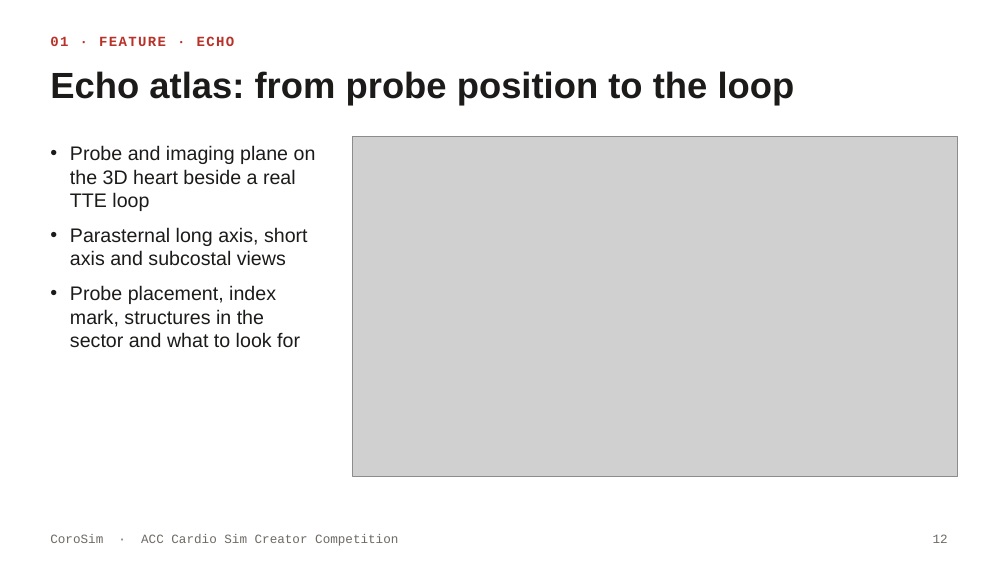
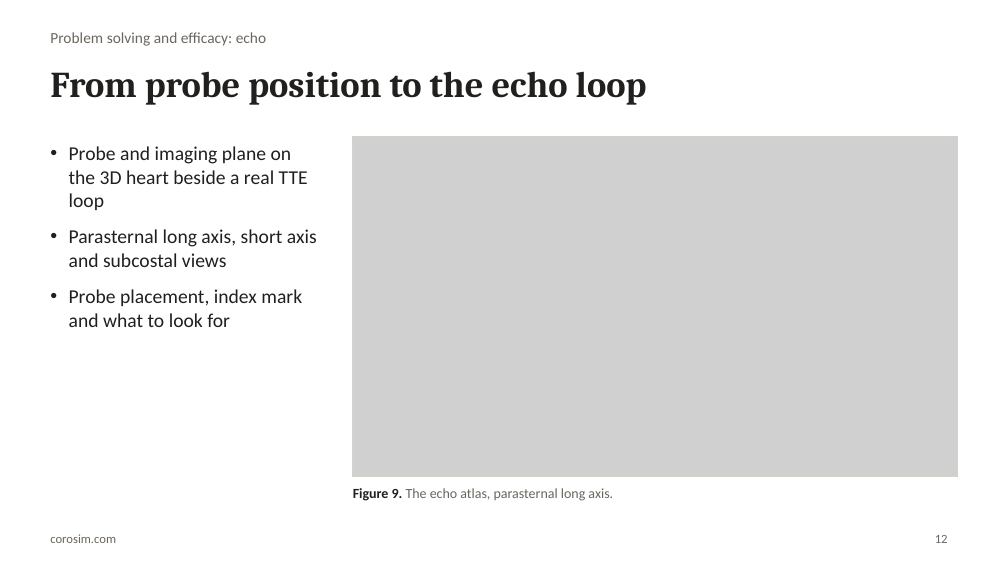
Before and after one commit to sirpravnp/corosim, a slide deck: slide 12 of docs/acc-sim-competition/CoroSim_ACC_Cardio_Sim_Creator.pptx. Drawn at 1008x567 pixels with LibreOffice and Linux fonts; fonts in the diff are those of the drawing; grey boxes stand for pictures. Boxes give left, top, right and bottom in pixels: in the first picture for what was removed or moved away, otherwise in the second. Text is boxed around its words. In the diff, an @@ line names an element or a change of style, - is before the commit and + after.

```diff
--- a/docs/acc-sim-competition/CoroSim_ACC_Cardio_Sim_Creator.pptx
+++ b/docs/acc-sim-competition/CoroSim_ACC_Cardio_Sim_Creator.pptx
@@ text at <box>50,32,266,46</box>: text changed; size 10 to 11 pt; font Courier New to Calibri; text colour #B8322A to #6B665F; bold off @@
-01 · FEATURE · ECHO
+Problem solving and efficacy: echo
@@ title at <box>50,71,647,105</box>: text changed; font Arial to Cambria; text colour #1C1B1A to #22201E @@
-Echo atlas: from probe position to the loop
+From probe position to the echo loop
@@ text at <box>69,146,317,267</box>: font Arial to Calibri, text colour #1C1B1A to #22201E in "Probe and imaging plane on the 3D ...", "Parasternal long axis, short axis and subcostal ..."; indent changed; more space between paragraphs @@
@@ rectangle added at <box>353,136,958,477</box>, outline #D6D1CB 0.75 pt @@
@@ text at <box>69,289,302,327</box>: text changed; font Arial to Calibri; text colour #1C1B1A to #22201E @@
-• Probe placement, index mark, structures in the sector and what to look for
+• Probe placement, index mark and what to look for
@@ text added at <box>353,488,613,501</box>, 10 pt, text #6B665F @@
+Figure 9. The echo atlas, parasternal long axis.
@@ text removed at <box>50,534,398,546</box> @@
-CoroSim · ACC Cardio Sim Creator Competition
@@ text added at <box>50,534,116,543</box>, 9 pt, text #6B665F @@
+corosim.com
@@ page number at <box>935,535,948,543</box>: font Courier New to Calibri, text colour #6E6A65 to #6B665F @@
```
Also in this commit, not shown: 14 other slides changed, 4 slides added, 4 slides removed, 1 other file.
